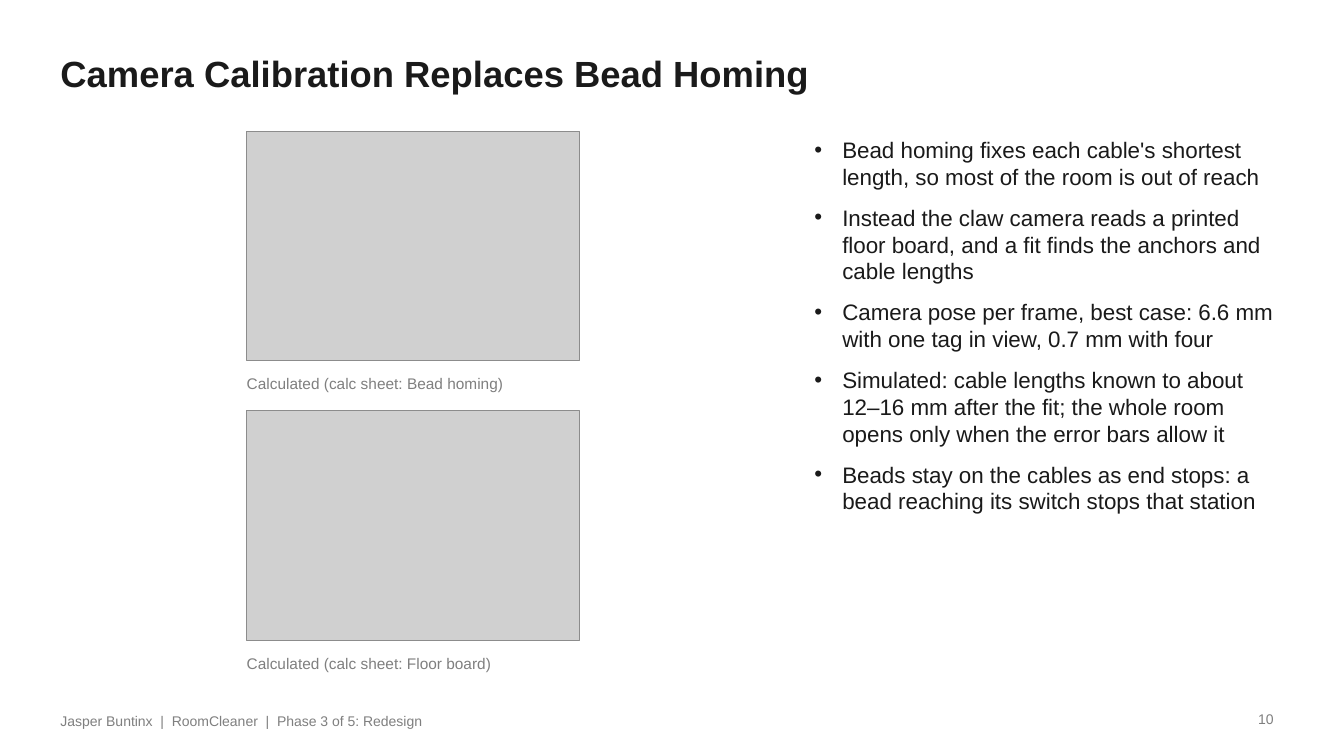
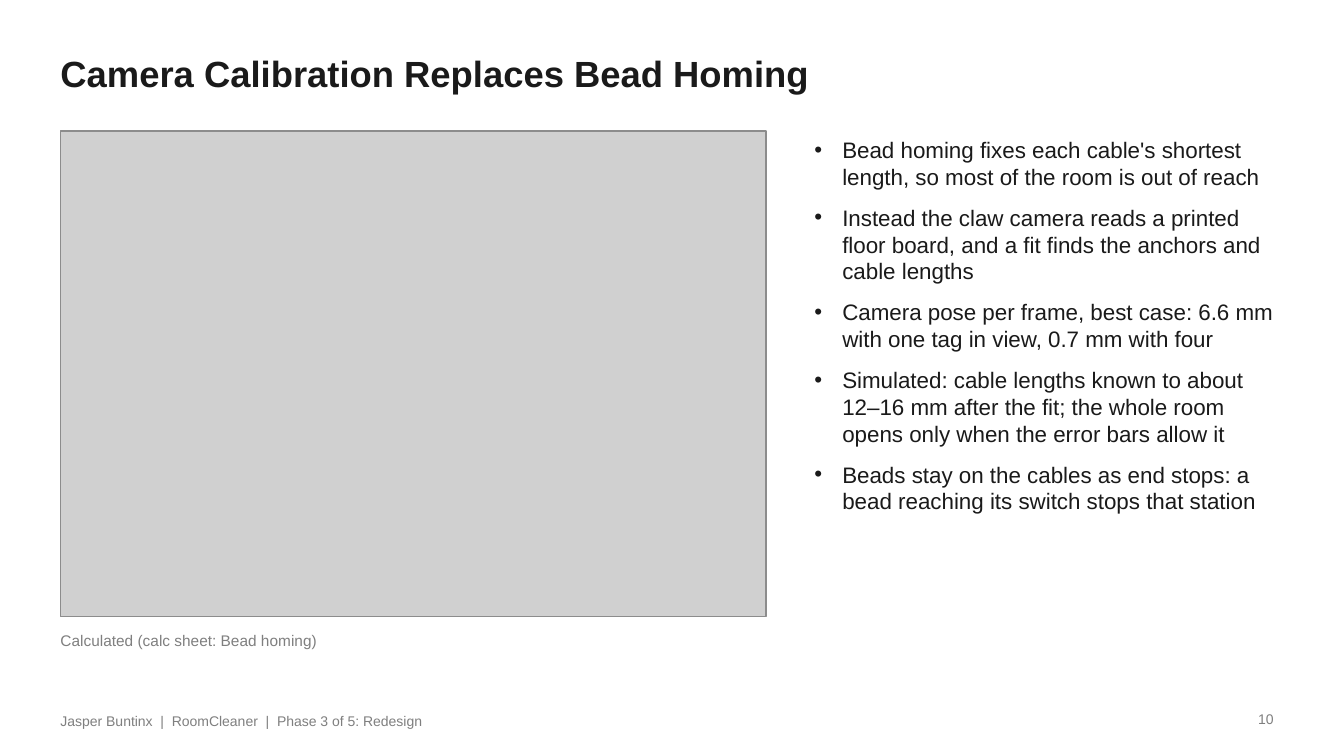
Before and after one commit to Jaspario1199/RoomCleaner, a slide deck: slide 10 of docs/presentation/deck_v8/RoomCleaner_Buntinx_Oct27_v8.pptx. Drawn at 1344x756 pixels with LibreOffice and Linux fonts; fonts in the diff are those of the drawing; grey boxes stand for pictures. Boxes give left, top, right and bottom in pixels: in the first picture for what was removed or moved away, otherwise in the second. Text is boxed around its words. In the diff, an @@ line names an element or a change of style, - is before the commit and + after.

```diff
--- a/docs/presentation/deck_v8/RoomCleaner_Buntinx_Oct27_v8.pptx
+++ b/docs/presentation/deck_v8/RoomCleaner_Buntinx_Oct27_v8.pptx
@@ picture: place and size @@
-picture at <box>247,131,580,360</box>
+picture at <box>60,131,766,617</box>
@@ picture removed at <box>247,411,581,640</box> @@
@@ text "Calculated (calc sheet: Bead homing)": place and size @@
-text "Calculated (calc sheet: Bead homing)" at <box>247,378,503,392</box>
+text "Calculated (calc sheet: Bead homing)" at <box>60,635,317,649</box>
@@ text removed at <box>247,658,491,672</box> @@
-Calculated (calc sheet: Floor board)
```
Also in this commit, not shown: 1 other slide changed, 4 other files.
